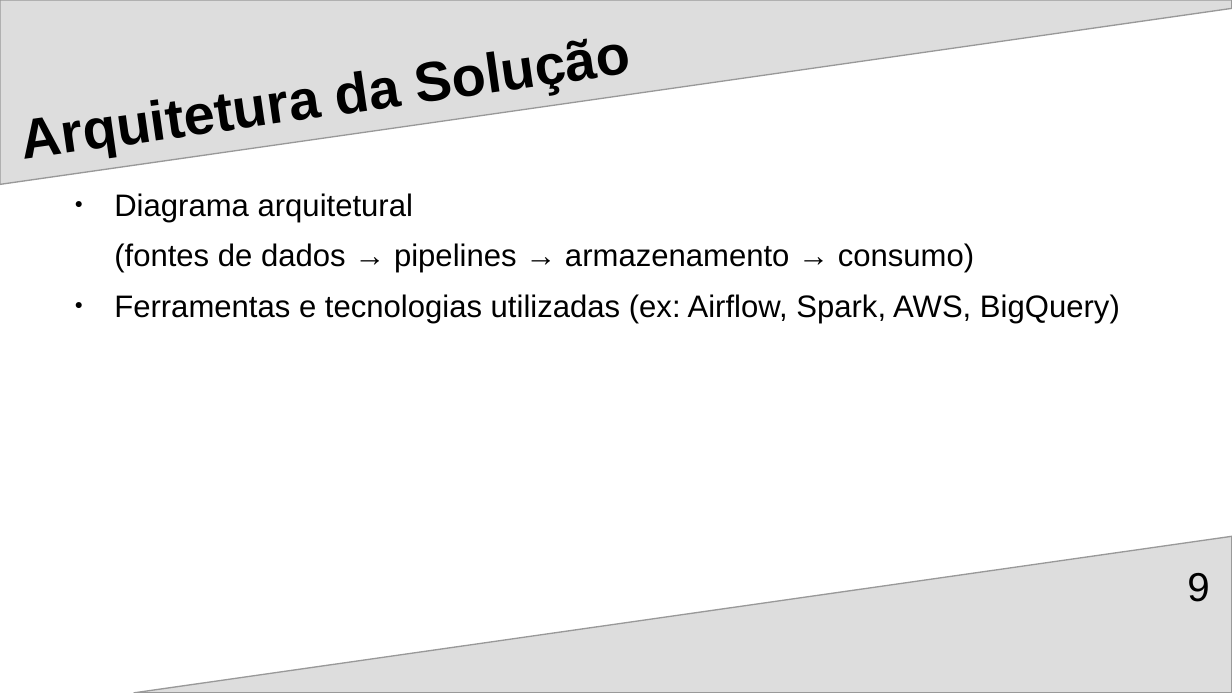
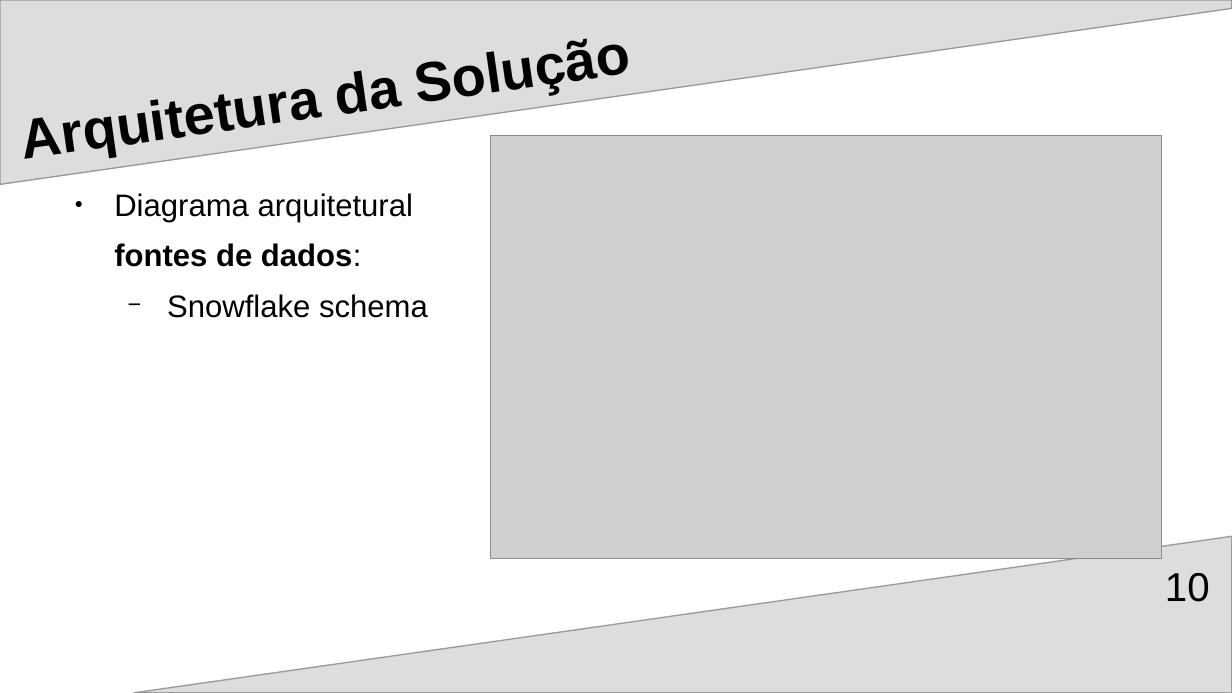
Before and after one commit to Ricardo-Santo/EDIT_DE_Applied_Project, a slide deck: slide 10 of RegTech/docs/DE_Project_Presentation_2025.odp (slide 9 before the commit). Drawn at 1232x693 pixels with LibreOffice and Linux fonts; fonts in the diff are those of the drawing; grey boxes stand for pictures. Boxes give left, top, right and bottom in pixels: in the first picture for what was removed or moved away, otherwise in the second. Text is boxed around its words. In the diff, an @@ line names an element or a change of style, - is before the commit and + after.

```diff
--- a/RegTech/docs/DE_Project_Presentation_2025.odp
+++ b/RegTech/docs/DE_Project_Presentation_2025.odp
@@ picture added at box(491, 135, 1163, 559) @@
@@ text at box(114, 243, 428, 318): text changed @@
-(fontes de dados → pipelines → armazenamento → consumo)
-● Ferramentas e tecnologias utilizadas (ex: Airflow, Spark, AWS, BigQuery)
+fontes de dados:
+  − Snowflake schema
@@ page number at box(1165, 573, 1210, 602): text changed @@
-9
+10
```
Also in this commit, not shown: 4 other slides changed, 8 slides added, 2 slides removed, 2 other files.
